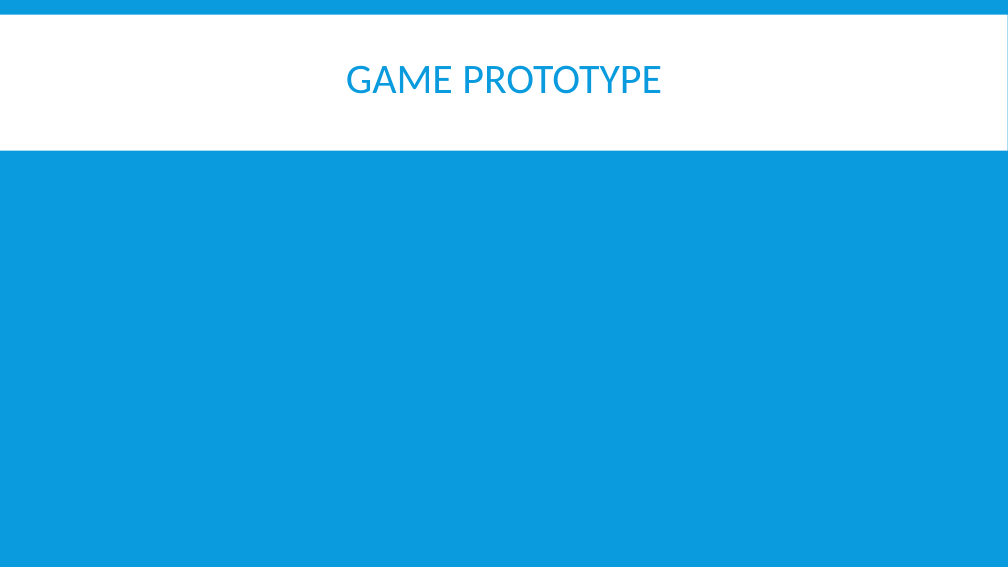
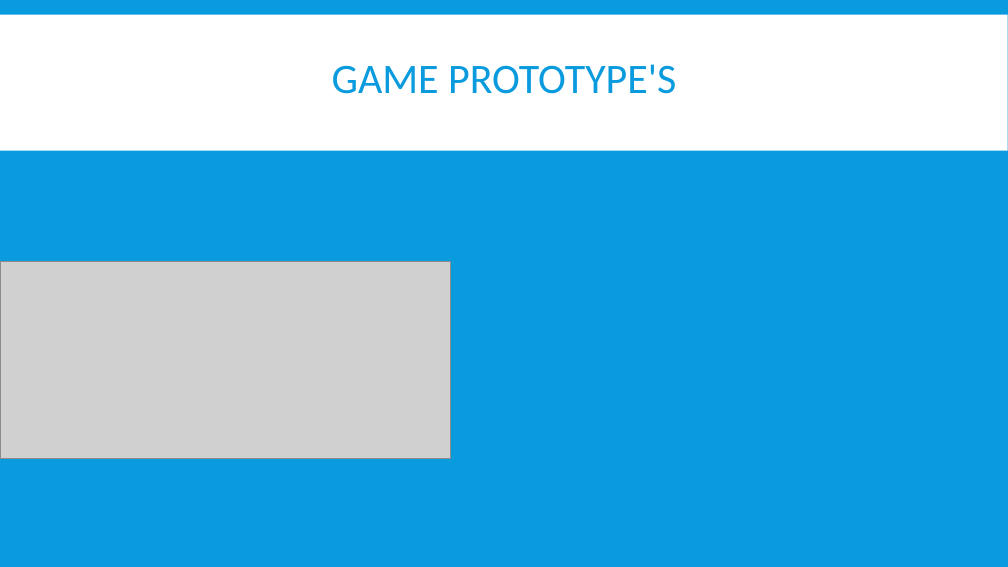
Before and after one commit to UoSGamesGroups/second-semester-s2-group-6, a slide deck: slide 6 of Presentation/L4-5-Group 8 -First presentation.pptx. Drawn at 1008x567 pixels with LibreOffice and Linux fonts; fonts in the diff are those of the drawing; grey boxes stand for pictures. Boxes give left, top, right and bottom in pixels: in the first picture for what was removed or moved away, otherwise in the second. Text is boxed around its words. In the diff, an @@ line names an element or a change of style, - is before the commit and + after.

Commit message:
Updated Presentation

```diff
--- a/Presentation/L4-5-Group 8 -First presentation.pptx
+++ b/Presentation/L4-5-Group 8 -First presentation.pptx
@@ title at box(332, 64, 676, 94): text changed @@
-GAME PROTOTYPE
+GAME PROTOTYPE'S
@@ picture added at box(0, 262, 450, 458) @@
```
Also in this commit, not shown: 1 other slide changed, 5 slides added, 3 slides removed, 5 other files.
